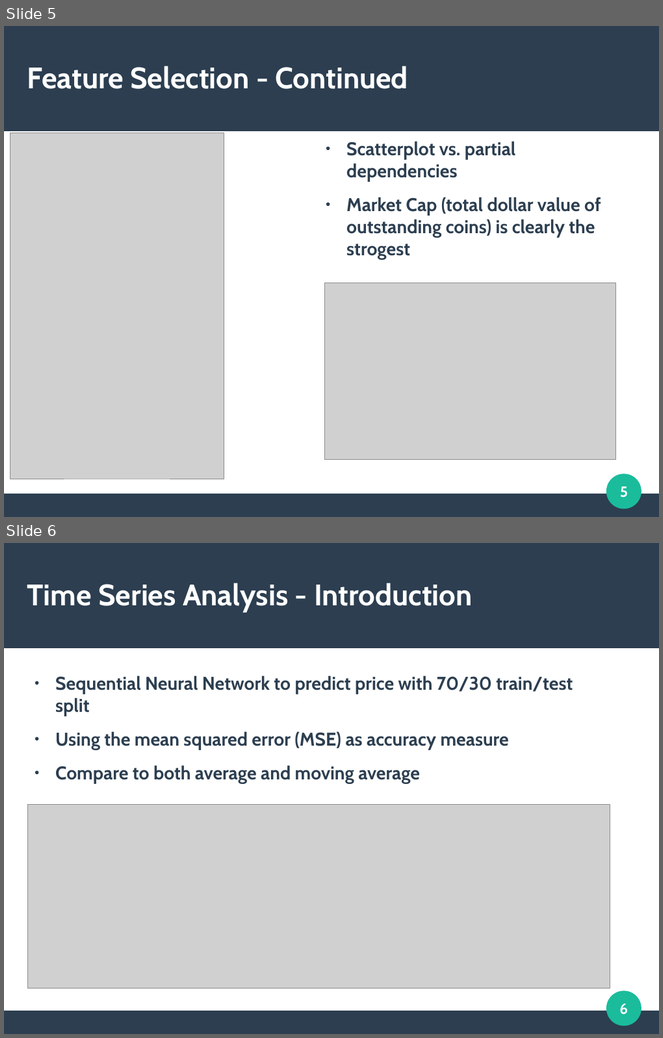
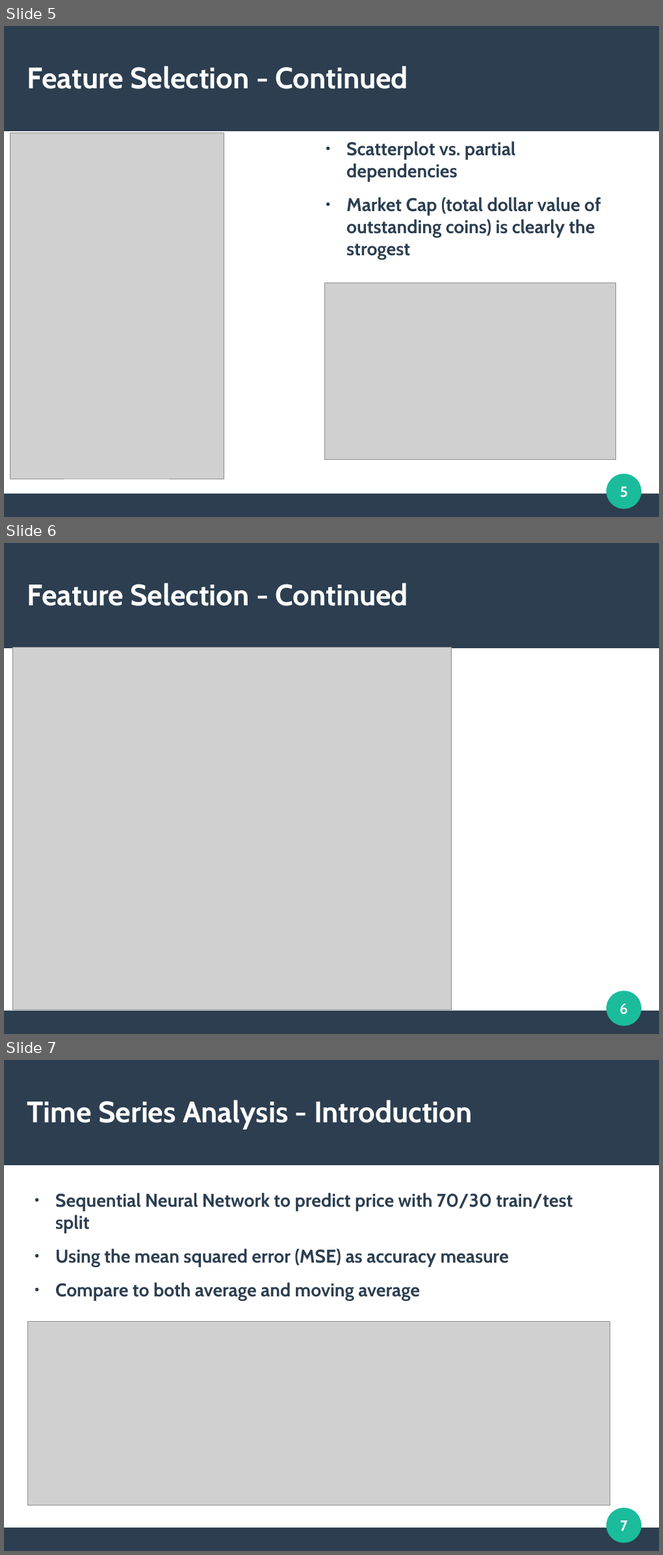
Before and after one commit to kmart42/Syracuse, a slide deck: CIS700/Milestone3_Presentation.odp. Shown one above the other, each under a label of ours: slides 5 and 6 before the commit, slides 5, 6 and 7 after it. The pictures are 663x1038 and 663x1555 pixels, drawn with LibreOffice and Linux fonts; fonts in the diff are those of the drawing; grey boxes stand for pictures. Boxes give left, top, right and bottom in pixels: in the first picture for what was removed or moved away, otherwise in the second. Text is boxed around its words. In the diff, an @@ line names an element or a change of style, - is before the commit and + after.

```diff
--- a/CIS700/Milestone3_Presentation.odp
+++ b/CIS700/Milestone3_Presentation.odp
@@ slide 6 added at <box>4,543,659,1034</box>, background #FFFFFF; not listed: 3 template elements that a slide beside it also shows @@
@@ title added at <box>27,583,409,606</box>, 36 pt, text #FFFFFF, bold @@
+Feature Selection - Continued
@@ picture added at <box>12,648,452,1010</box> @@
@@ page number added at <box>620,1004,628,1015</box>, 18 pt, text #FFFFFF, bold @@
+6
@@ what was slide 6 is now slide 7 @@
@@ page number at <box>620,1521,628,1531</box>: text changed @@
-6
+7
```
Also in this commit, not shown: 1 slide changed, 1 other slide added, 4 other files.
